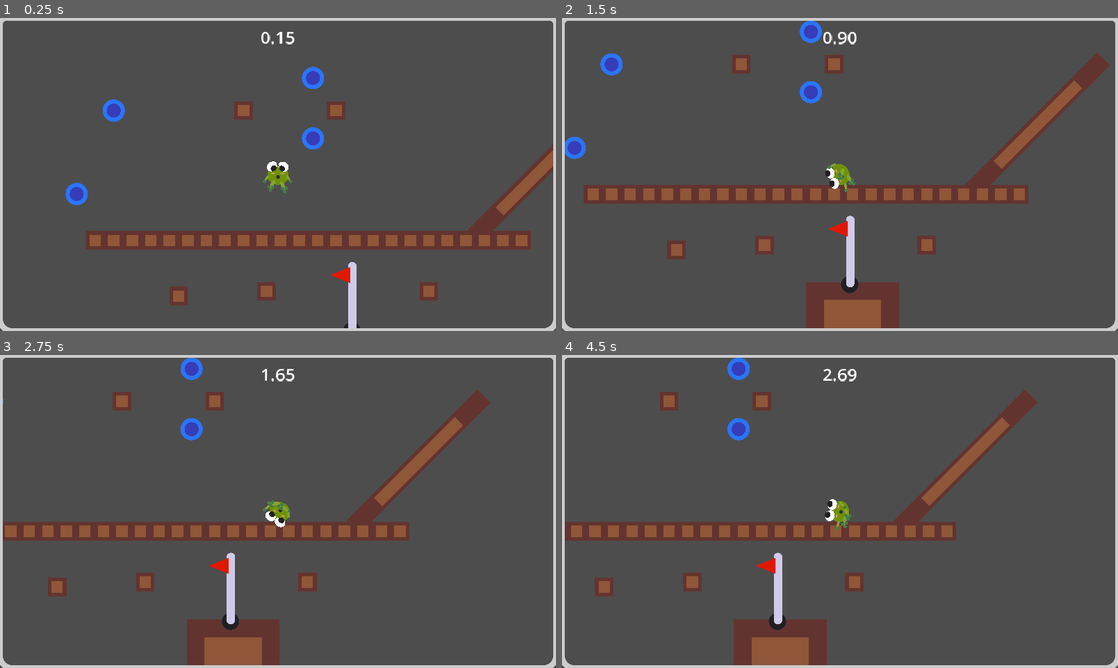
Above: before the commit, frames 1-4 (two rows, left to right).
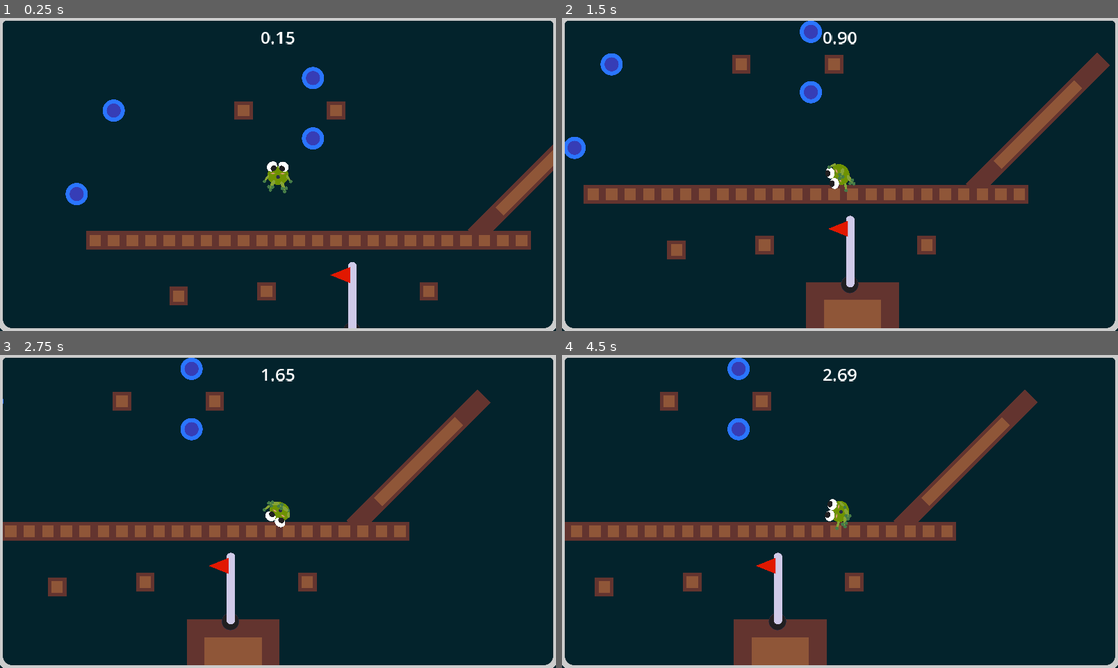
Above: after the commit, the same moments.

Repository: mathew-tran/twodimension
Game: Godot game, scene res://Scenes/Test.tscn
Same seed, same stepped clock (60 frames per second), same inputs: the game is played once before the commit and once after it.
Inputs (mouse positions are in pixels of both pictures, inside the frame that each line leads up to):
- Up to frame 1 (0.25 s): no input
- Up to frame 2 (1.5 s): move the mouse to (962, 158) at 0.52 s; press the mouse at (962, 158) at 0.53 s; hold D (MoveRight) 0.53-1.28 s; move the mouse to (728, 190) at 1.27 s; release the mouse at (728, 190) at 1.28 s; hold S (Down) from 1.28 s (still down); click (728, 190) at 1.35 s
- Up to frame 3 (2.75 s): move the mouse to (333, 442) at 2.02 s; release S (Down) at 2.03 s; hold D (MoveRight) from 2.03 s (still down); hold Space (Detach) from 2.03 s (still down); click (333, 442) at 2.3 s
- Up to frame 4 (4.5 s): move the mouse to (812, 574) at 2.77 s; release D (MoveRight) at 2.78 s; release Space (Detach) at 2.78 s; hold W (Up) 2.78-3.53 s; click (812, 574) at 2.85 s; move the mouse to (1006, 558) at 3.52 s; press the mouse at (1006, 558) at 3.53 s; hold A (MoveLeft) from 3.53 s (still down); move the mouse to (673, 464) at 4.27 s; release the mouse at (673, 464) at 4.28 s; tap Space (Detach) at 4.35 s

The runs differ from the first frame. In frame 1, 89% of the frame differs, in the area x 0-100%, y 0-100%; in frame 2, 85%; in frame 3, 86%; in frame 4, 86%.

Commit message:
add SFX and music

Diff:
--- a/Prefab/GameManager.tscn
+++ b/Prefab/GameManager.tscn
@@ -1,8 +1,9 @@
-[gd_scene load_steps=6 format=3 uid="uid://cmg045qldjb6b"]
+[gd_scene load_steps=7 format=3 uid="uid://cmg045qldjb6b"]
 
 [ext_resource type="Script" path="res://Script/Game.gd" id="1_8j5w0"]
 [ext_resource type="PackedScene" uid="uid://b0pjv7x6stdn1" path="res://Prefab/UI/GameTime.tscn" id="2_3nmq8"]
 [ext_resource type="PackedScene" uid="uid://dgj34h1nuu70p" path="res://Prefab/UI/RestartControl.tscn" id="3_026wr"]
+[ext_resource type="AudioStream" uid="uid://e7yqjj2delfq" path="res://Audio/Music/Next to You.mp3" id="4_vywnm"]
 
 [sub_resource type="StyleBoxFlat" id="StyleBoxFlat_bn8yv"]
 draw_center = false
@@ -54,4 +55,8 @@
 [node name="Restart" parent="CanvasLayer/Panel/GameControls" instance=ExtResource("3_026wr")]
 layout_mode = 2
 
+[node name="AudioStreamPlayer2D" type="AudioStreamPlayer" parent="."]
+stream = ExtResource("4_vywnm")
+volume_db = 5.0
+
 [connection signal="timeout" from="Timer" to="." method="_on_timer_timeout"]
--- a/Prefab/Player.tscn
+++ b/Prefab/Player.tscn
@@ -7,6 +7,7 @@
 [ext_resource type="Texture2D" uid="uid://csx4rujhe8qgh" path="res://Art/FrogMouth.png" id="4_yj127"]
 [ext_resource type="Texture2D" uid="uid://13j574ad77yb" path="res://Art/hand.png" id="5_xn0qb"]
 [ext_resource type="Texture2D" uid="uid://gb56sckd6pog" path="res://Art/Feet.png" id="6_sqfv7"]
+[ext_resource type="AudioStream" uid="uid://dnr6ev8j8ardl" path="res://Audio/pop.ogg" id="8_v12sl"]
 
 [sub_resource type="PhysicsMaterial" id="PhysicsMaterial_fbm7h"]
 friction = 0.8
@@ -194,4 +195,8 @@
 [node name="CollisionShape2D" type="CollisionShape2D" parent="CollisionChecker"]
 shape = SubResource("CircleShape2D_d57al")
 
+[node name="AudioStreamPlayer2D" type="AudioStreamPlayer2D" parent="."]
+stream = ExtResource("8_v12sl")
+volume_db = 10.0
+
 [connection signal="timeout" from="TongueCooldown" to="." method="_on_tongue_cooldown_timeout"]
--- a/Prefab/TongueEnd.tscn
+++ b/Prefab/TongueEnd.tscn
@@ -1,8 +1,9 @@
-[gd_scene load_steps=6 format=3 uid="uid://cke7m27kojv38"]
+[gd_scene load_steps=7 format=3 uid="uid://cke7m27kojv38"]
 
 [ext_resource type="Texture2D" uid="uid://bi6rwk2t8kq5i" path="res://Art/FrogTongueEnd.png" id="1_fh48y"]
 [ext_resource type="Script" path="res://Script/TongueEnd.gd" id="1_vonob"]
 [ext_resource type="Texture2D" uid="uid://yhfpti6y8hb" path="res://Art/FrogTongue.png" id="2_ugfe1"]
+[ext_resource type="AudioStream" uid="uid://dnr6ev8j8ardl" path="res://Audio/pop.ogg" id="4_oi2i3"]
 
 [sub_resource type="CapsuleShape2D" id="CapsuleShape2D_1lp6m"]
 
@@ -64,4 +65,9 @@
 scale_amount_curve = SubResource("Curve_d3cyj")
 color = Color(1, 0.564067, 0.985796, 1)
 
+[node name="AudioStreamPlayer2D" type="AudioStreamPlayer2D" parent="."]
+stream = ExtResource("4_oi2i3")
+volume_db = 20.0
+pitch_scale = 1.2
+
 [connection signal="timeout" from="KillTimer" to="." method="_on_kill_timer_timeout"]
--- a/Script/Game.gd
+++ b/Script/Game.gd
@@ -16,6 +16,7 @@
 
 func _ready():
 	StartGame()
+	$AudioStreamPlayer2D.play()
 
 
 func StartGame():
--- a/Script/Player.gd
+++ b/Script/Player.gd
@@ -79,6 +79,7 @@
 		TongueEndRef.OwnerObject = self
 		TongueEndRef.MaxLength = MaxLength
 		get_parent().add_child(TongueEndRef)
+		$AudioStreamPlayer2D.play()
 		if $RayCast2D.is_colliding():
 			TongueEndRef.global_position = $RayCast2D.get_collision_point()
 			TongueEndRef.get_node("PinJoint2D").node_b = get_path()
--- a/Script/TongueEnd.gd
+++ b/Script/TongueEnd.gd
@@ -35,6 +35,7 @@
 
 func EmitParticle():
 	$CPUParticles2D.emitting = true
+	$AudioStreamPlayer2D.play()
 
 func _physics_process(delta):
 	if bEnabled == false:
--- a/project.godot
+++ b/project.godot
@@ -76,3 +76,4 @@
 
 textures/canvas_textures/default_texture_filter=3
 textures/canvas_textures/default_texture_repeat=1
+environment/defaults/default_clear_color=Color(0.0112736, 0.137579, 0.171183, 1)
Not shown, added: Audio/Attributions.txt
Not shown, added: Audio/Music/Next to You.mp3.import
Not shown, added: Audio/pop.ogg.import
Not shown: 1 places in Prefab/Player.tscn that only renumber resources
Not shown, added: Audio/Music/Next to You.mp3
Not shown, added: Audio/pop.ogg
